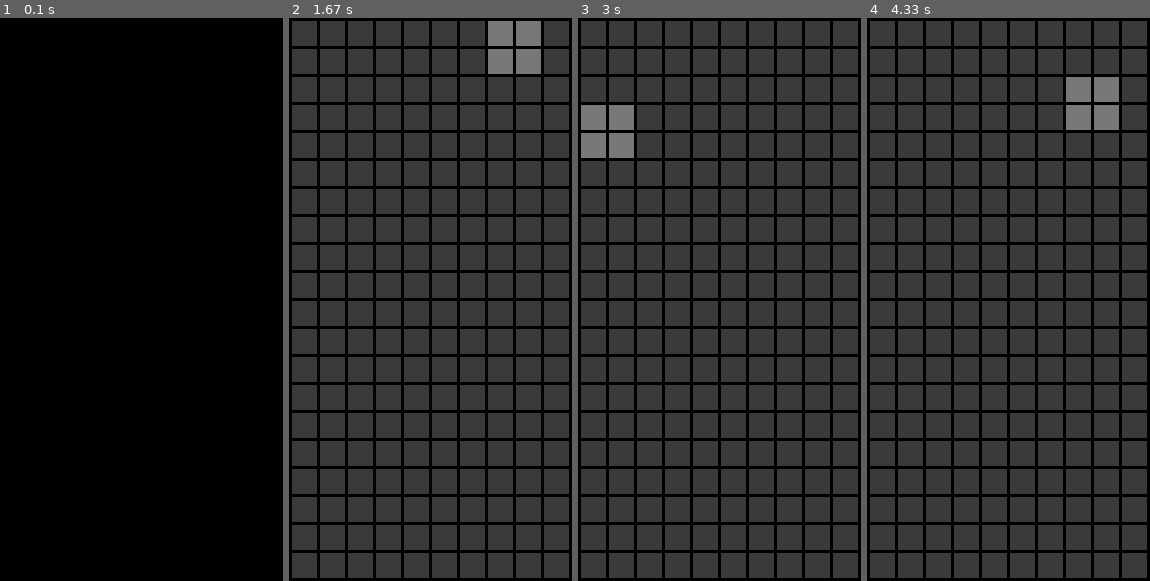
Above: before the commit, frames 1-4 (left to right).
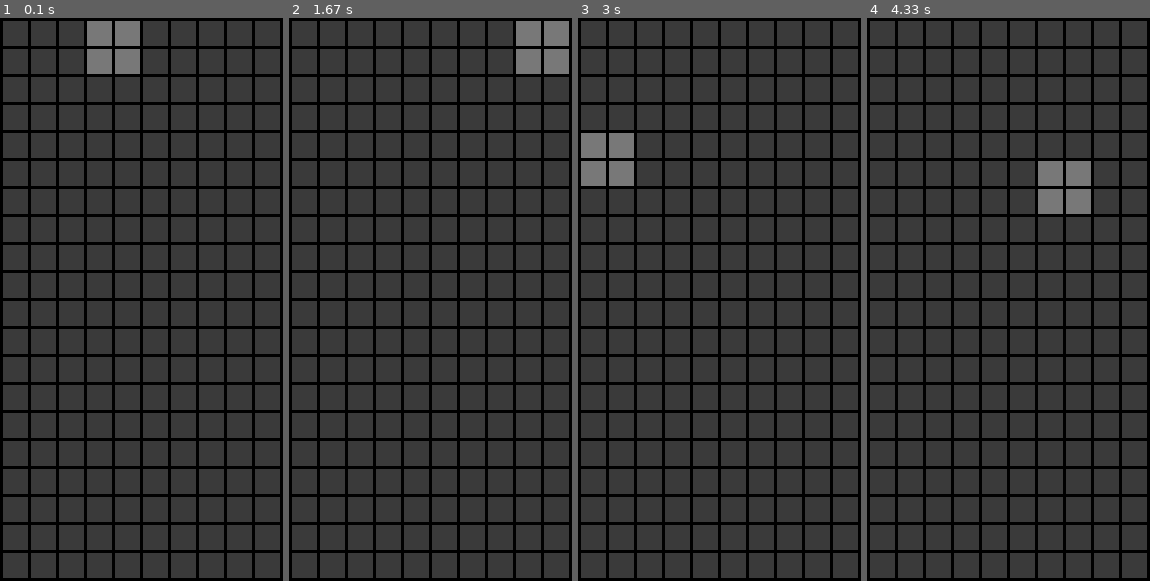
Above: after the commit, the same moments.

Repository: jameskabbes/Tetris
Game: pygame game, started from tetris.py
The game is run twice, just before and just after one commit, with the same random seed, the same clock (stepped at 60 frames per second) and the same inputs.
Inputs:
- Up to frame 1 (0.1 s): no input
- Up to frame 2 (1.67 s): hold Right 0.33-0.8 s; hold Up 0.83-1.13 s
- Up to frame 3 (3 s): hold Left 1.67-2.2 s; hold Down 2.23-2.53 s; hold Left 2.57-2.97 s
- Up to frame 4 (4.33 s): hold Up 3-3.37 s; hold Right 3.4-4.03 s; hold Down from 4.07 s (still down)

The runs differ from the first frame. In frame 1, 78% of the frame differs, in the area x 1-99%, y 0-100%; in frame 2, 1.6%; in frame 3, 1.6%; in frame 4, 3.1%.

Commit message:
fixed the functionality for the sticky keys

Diff:
--- a/tetris.py
+++ b/tetris.py
@@ -1,5 +1,6 @@
 ### Tetris
 import pygame
+
 import numpy as np
 import time
 import copy
@@ -30,6 +31,9 @@
 min_refresh_time = .05 #in seconds
 lines_to_get_max_refresh = 500 #refresh time will linearly decrease until it reaches the min number at x number of lines
 line_clear_delay = .2
+
+sticky_keys_hold_time = .1
+
 #############################
 
 #Build game environment
@@ -56,7 +60,6 @@
 def get_line_refresh_time(lines):
 
     proportion_of_max = lines / lines_to_get_max_refresh
-    print (proportion_of_max)
     return max(min_refresh_time, (max_refresh_time - proportion_of_max*(max_refresh_time-min_refresh_time)))
 
 def check_line_cleared(grid, lines):
@@ -122,7 +125,6 @@
 
     #check collision
 
-    print (object_xys)
     new_xys = copy.deepcopy(object_xys)
 
     if how == 'down':
@@ -234,7 +236,6 @@
 screen = pygame.display.set_mode(grid_size)
 pygame.display.set_caption('Tetris')
 screen.fill(background_color)
-
 grid = np.zeros((x_squares, y_squares, 5)) #3D numpy array
 empty_square = (False, False, empty_square_color[0], empty_square_color[1], empty_square_color[2])
 
@@ -248,12 +249,14 @@
 
 #Main Game Loop
 lines = 0
-refresh_time = get_line_refresh_time(lines)
 i = 0
 drop = False
 start_time = time.time()
 pressed = False
 object_xys = None
+refresh_time = get_line_refresh_time(lines)
+last_dir = None
+last_pressed = time.time()
 
 while True:
 
@@ -262,38 +265,67 @@
             pygame.quit()
             exit()
             break  # Flag that we are done so we exit this loop
-    #show the snake
-    '''
-    if (time.time() - start_time) > refresh_time:
-        current_time = time.time()
-        start_time = time.time()
-        grid, placed, object_xys = drop_object(grid, object_xys)
-        print ('drop object')
-    '''
+
     if object_xys == None: #Object was placed
         grid, object_xys = object_generator(grid)
-        print (object_xys)
         if object_xys == None:
             #Game is over
             game_over_animation()
             break
 
+    if (time.time() - start_time) > refresh_time:
+        start_time = time.time()
+        grid, object_xys = move_object(grid, 'down', object_xys)
+        refresh_time = get_line_refresh_time(lines)
+
     if pygame.key.get_focused():
         keys = pygame.key.get_pressed()
+
         if keys[pygame.K_UP]:
-            grid, object_xys = move_object(grid, 'up', object_xys)
+            if last_dir == 'up':
+                if (time.time() - last_pressed) > sticky_keys_hold_time:
+                    grid, object_xys = move_object(grid, 'up', object_xys)
+                    last_pressed = time.time()
+            else:
+                last_dir = 'up'
+                last_pressed = time.time()
+                grid, object_xys = move_object(grid, 'up', object_xys)
+
         elif keys[pygame.K_LEFT]:
-            grid, object_xys = move_object(grid, 'left', object_xys)
+            if last_dir == 'left':
+                if (time.time() - last_pressed) > sticky_keys_hold_time:
+                    grid, object_xys = move_object(grid, 'left', object_xys)
+                    last_pressed = time.time()
+            else:
+                last_dir = 'left'
+                last_pressed = time.time()
+                grid, object_xys = move_object(grid, 'left', object_xys)
+
+
         elif keys[pygame.K_RIGHT]:
-            grid, object_xys = move_object(grid, 'right', object_xys)
+            if last_dir == 'right':
+                if (time.time() - last_pressed) > sticky_keys_hold_time:
+                    grid, object_xys = move_object(grid, 'right', object_xys)
+                    last_pressed = time.time()
+            else:
+                last_dir = 'right'
+                last_pressed = time.time()
+                grid, object_xys = move_object(grid, 'right', object_xys)
+
         elif keys[pygame.K_DOWN]:
-            grid, object_xys = move_object(grid, 'down', object_xys)
+            if last_dir == 'down':
+                if (time.time() - last_pressed) > sticky_keys_hold_time:
+                    grid, object_xys = move_object(grid, 'down', object_xys)
+                    last_pressed = time.time()
+            else:
+                last_dir = 'down'
+                last_pressed = time.time()
+                grid, object_xys = move_object(grid, 'down', object_xys)
+
         #elif keys[pygame.K_SPACE]:
         #    grid, object_xys = move_object(grid, 'up', object_xys)
-        print (object_xys)
 
     line_cleared, lines = check_line_cleared(grid, lines)
 
-    time.sleep(.1)
     update_grid(grid)
     pygame.display.flip()
